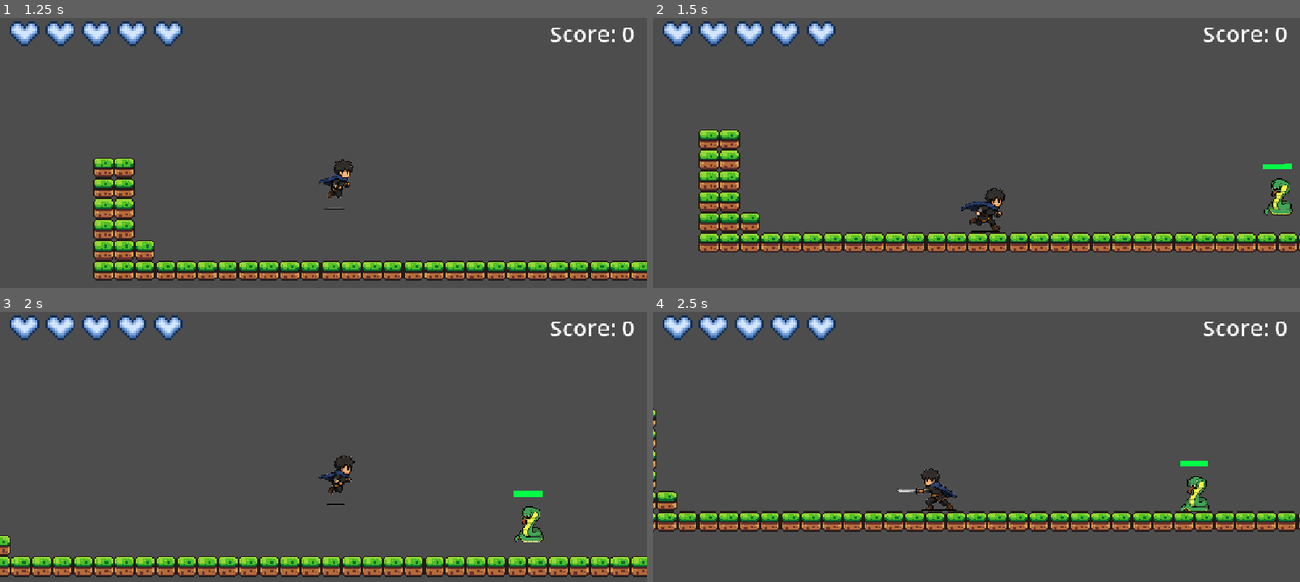
Above: before the commit, frames 1-4 (two rows, left to right).
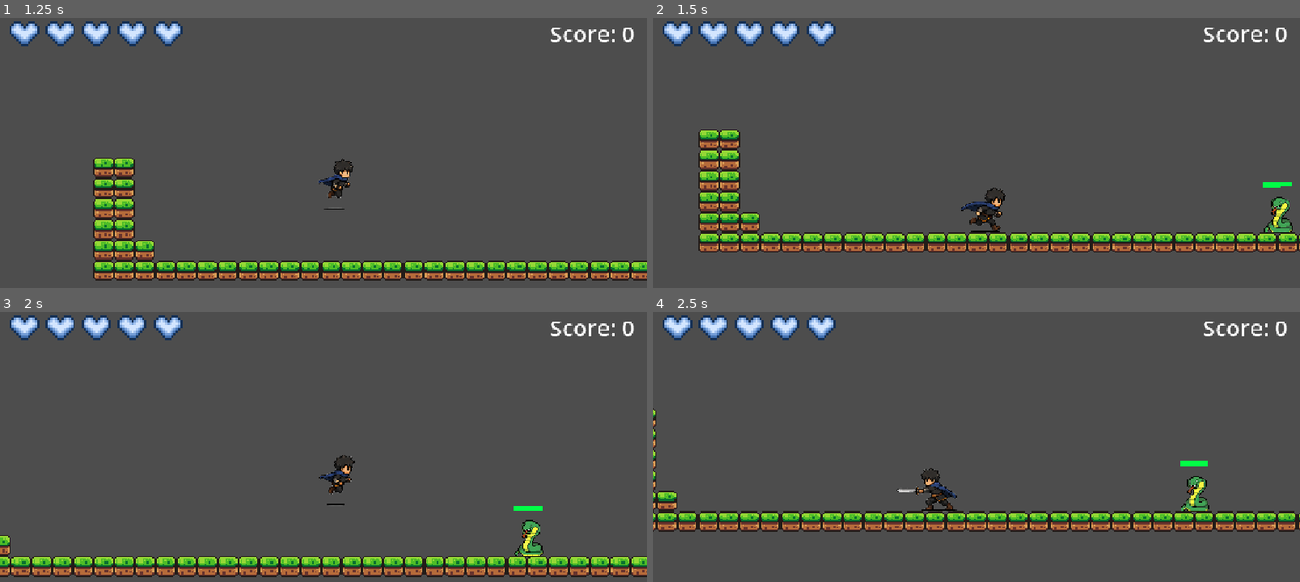
Above: after the commit, the same moments.

Repository: Riel-21/Godot-Game-Project-TCC
Game: Godot game, scene res://Scenes/game.tscn
The game is run twice, just before and just after one commit, with the same random seed, the same clock (stepped at 60 frames per second) and the same inputs.
Inputs:
- Up to frame 1 (1.25 s): hold Right (move right) from 0.53 s (still down); tap Q (attack) at 0.6 s; tap Space (jump) at 0.77 s
- Up to frame 2 (1.5 s): keep holding Right (move right); tap F (toggle attack mode) at 1.35 s
- Up to frame 3 (2 s): keep holding Right (move right); tap Space (jump) at 1.52 s
- Up to frame 4 (2.5 s): release Right (move right) at 2.03 s; hold Left (move left) from 2.03 s (still down); tap Q (attack) at 2.1 s

Frame 1 is identical in both runs. In frame 2, 0.7% of the frame differs, in the area x 94-99%, y 53-80%; in frame 3, 0.7%, in the area x 79-84%, y 66-91%; in frame 4, nothing differs.

Commit message:
Reverted back to normal.
Snake no longer can target player. The projectile now works.

Diff:
--- a/Scenes/snake.tscn
+++ b/Scenes/snake.tscn
@@ -60,16 +60,6 @@
 [node name="Marker2D" type="Marker2D" parent="." unique_id=1712802499]
 position = Vector2(10, -16)
 
-[node name="NavigationAgent2D" type="NavigationAgent2D" parent="." unique_id=327384547]
-path_desired_distance = 0.3
-target_desired_distance = 0.3
-debug_enabled = true
-
-[node name="Timer for nav" type="Timer" parent="." unique_id=1641745615]
-wait_time = 5.0
-autostart = true
-
 [connection signal="body_entered" from="Area2D" to="." method="_on_area_2d_body_entered"]
 [connection signal="body_exited" from="Area2D" to="." method="_on_area_2d_body_exited"]
 [connection signal="timeout" from="Timer for attack" to="." method="_on_timer_timeout"]
-[connection signal="timeout" from="Timer for nav" to="." method="_on_timer_for_nav_timeout"]
--- a/Scripts/snake.gd
+++ b/Scripts/snake.gd
@@ -1,9 +1,6 @@
 extends CharacterBody2D
 
-const speed = 60.0 # Increased speed slightly so movement is visible
-
 @onready var health_bar: ProgressBar = $ProgressBar
-@onready var nav_agent := $NavigationAgent2D as NavigationAgent2D
 @onready var spawn_point = $Marker2D
 
 const MAX_HEALTH = 40
@@ -14,7 +11,6 @@
 var player = null
 var player_in_range = false
 
-
 func _ready():
 	# Setup health bar
 	health_bar.min_value = 0
@@ -22,31 +18,11 @@
 	health_bar.value = MAX_HEALTH
 	health_bar.show()
 
-
 func _physics_process(delta: float) -> void:
-	# If player hasn't been detected yet, do not follow
-	if not is_instance_valid(player):
-		velocity.x = 0
-		move_and_slide()
-		return
-
 	# Apply gravity if in the air
 	if not is_on_floor():
 		velocity += get_gravity() * delta
-
-	# Godot 4 NavigationAgent calculation
-	var next_path_pos = nav_agent.get_next_path_position()
-	var dir = (next_path_pos - global_position).normalized()
-
-	velocity.x = dir.x * speed
-
 	move_and_slide()
-
-
-func makepath() -> void:
-	if is_instance_valid(player):
-		nav_agent.target_position = player.global_position
-
 
 func take_damage(amount):
 	health -= amount
@@ -56,7 +32,6 @@
 	if health <= 0:
 		ScoreManager.add_score(5)
 		queue_free()
-
 
 func shoot():
 	if not is_instance_valid(player):
@@ -68,25 +43,17 @@
 	projectile.direction = (player.global_position - spawn_point.global_position).normalized()
 	get_tree().current_scene.add_child(projectile)
 
-
 func _on_timer_timeout() -> void:
 	if player_in_range:
 		shoot()
-
 
 func _on_area_2d_body_entered(body: Node2D) -> void:
 	# Checks for both "player" and "Player" to prevent group naming bugs
 	if body.is_in_group("player") or body.is_in_group("Player"):
 		player = body
 		player_in_range = true
-		makepath() # Instantly start calculating path when detected!
-
 
 func _on_area_2d_body_exited(body: Node2D) -> void:
 	if body == player:
 		player = null
 		player_in_range = false
-
-
-func _on_timer_for_nav_timeout() -> void:
-	makepath()
